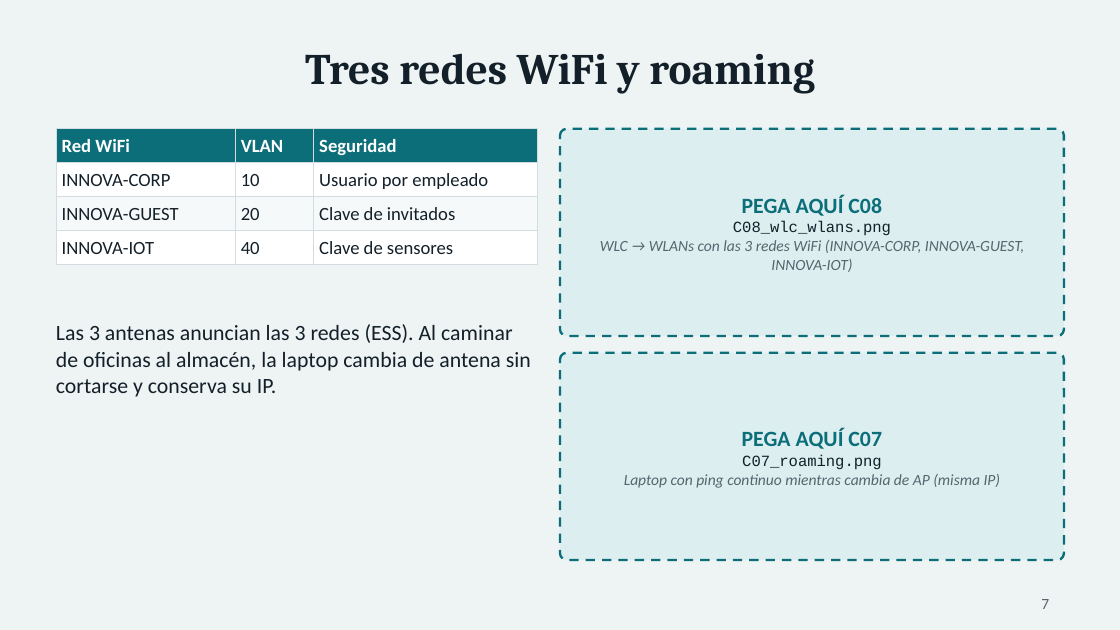
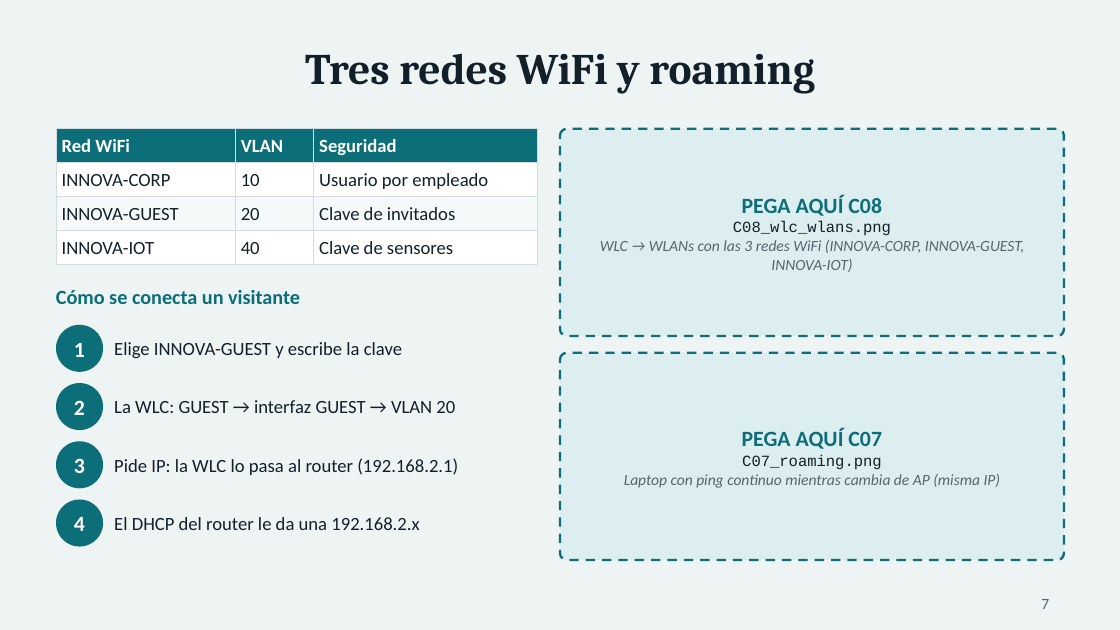
Before and after one commit to USX22/inalambricreds2, a slide deck: slide 7 of entregables/Presentacion_InnovaLogistics.pptx. Drawn at 1120x630 pixels with LibreOffice and Linux fonts; fonts in the diff are those of the drawing. Boxes give left, top, right and bottom in pixels: in the first picture for what was removed or moved away, otherwise in the second. Text is boxed around its words. In the diff, an @@ line names an element or a change of style, - is before the commit and + after.

```diff
--- a/entregables/Presentacion_InnovaLogistics.pptx
+++ b/entregables/Presentacion_InnovaLogistics.pptx
@@ text added at <box>56,290,300,304</box>, 13 pt, text #0B6E78, bold @@
+Cómo se conecta un visitante
@@ text removed at <box>56,324,531,397</box> @@
-Las 3 antenas anuncian las 3 redes (ESS). Al caminar de oficinas al almacén, la laptop cambia de antena sin cortarse y conserva su IP.
@@ ellipse added at <box>56,325,103,372</box>, fill #0B6E78 @@
@@ text added at <box>74,343,85,357</box>, 14 pt, text #FFFFFF, bold @@
+1
@@ text added at <box>114,342,402,358</box>, 12 pt, text #132029 @@
+Elige INNOVA-GUEST y escribe la clave
@@ ellipse added at <box>56,383,103,430</box>, fill #0B6E78 @@
@@ text added at <box>74,400,85,415</box>, 14 pt, text #FFFFFF, bold @@
+2
@@ text added at <box>114,400,455,413</box>, 12 pt, text #132029 @@
+La WLC: GUEST → interfaz GUEST → VLAN 20
@@ ellipse added at <box>56,441,103,488</box>, fill #0B6E78 @@
@@ text added at <box>74,458,85,473</box>, 14 pt, text #FFFFFF, bold @@
+3
@@ text added at <box>114,458,458,475</box>, 12 pt, text #132029 @@
+Pide IP: la WLC lo pasa al router (192.168.2.1)
@@ ellipse added at <box>56,500,103,547</box>, fill #0B6E78 @@
@@ text added at <box>74,517,85,531</box>, 14 pt, text #FFFFFF, bold @@
+4
@@ text added at <box>114,517,419,530</box>, 12 pt, text #132029 @@
+El DHCP del router le da una 192.168.2.x
```
Also in this commit, not shown: 1 other file.
